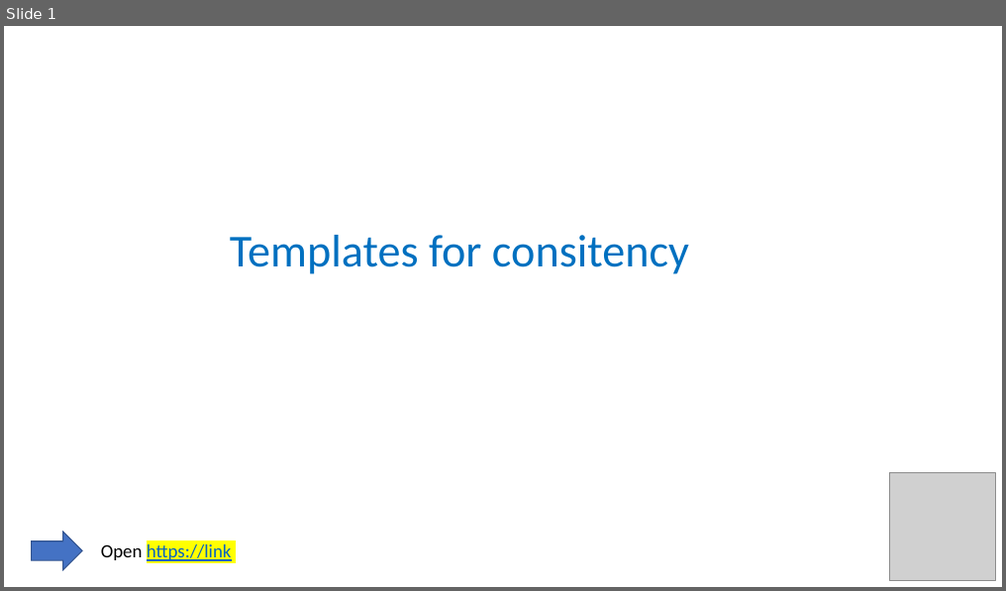
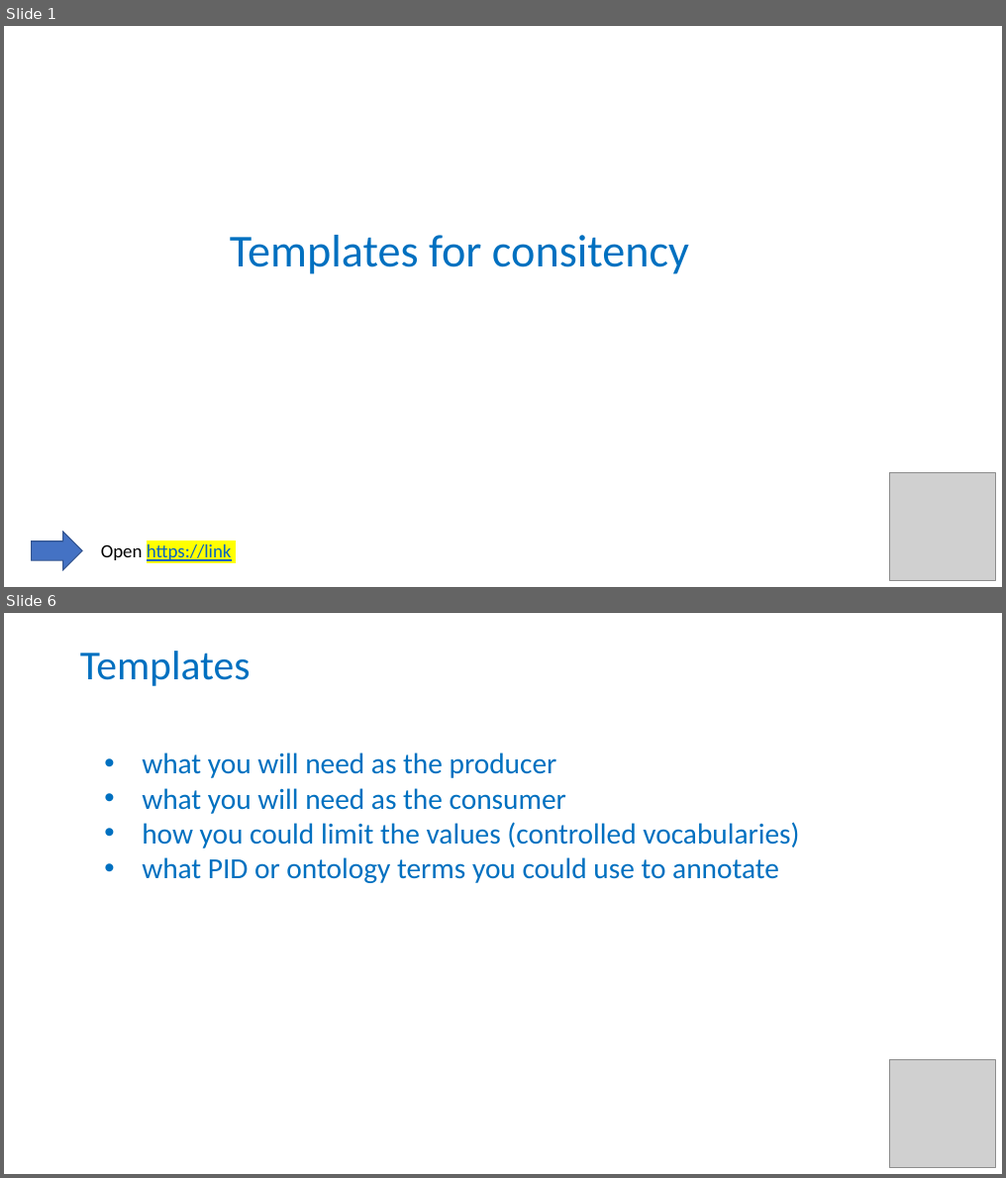
Before and after one commit to carpentries-incubator/fair-bio-practice, a slide deck: instructors/12-Templates.pptx. Shown one above the other, each under a label of ours: slide 1 before the commit, slides 1 and 6 after it; the slides between them are not shown. The pictures are 1006x591 and 1006x1178 pixels, drawn with LibreOffice and Linux fonts; fonts in the diff are those of the drawing; grey boxes stand for pictures. Boxes give left, top, right and bottom in pixels: in the first picture for what was removed or moved away, otherwise in the second. Text is boxed around its words. In the diff, an @@ line names an element or a change of style, - is before the commit and + after.

```diff
--- a/instructors/12-Templates.pptx
+++ b/instructors/12-Templates.pptx
@@ slide 6 added at <box>4,613,1002,1174</box>, background #FFFFFF @@
@@ title added at <box>80,651,251,686</box>, 39.6 pt, text #0070C0 @@
+Templates
@@ text added at <box>142,753,799,883</box>, 28 pt, text #0070C0 @@
+• what you will need as the producer
+• what you will need as the consumer
+• how you could limit the values (controlled vocabularies)
+• what PID or ontology terms you could use to annotate
@@ picture added at <box>890,1059,995,1168</box> @@
```
Also in this commit, not shown: 6 other slides added, 1 slide removed, 2 other files.
